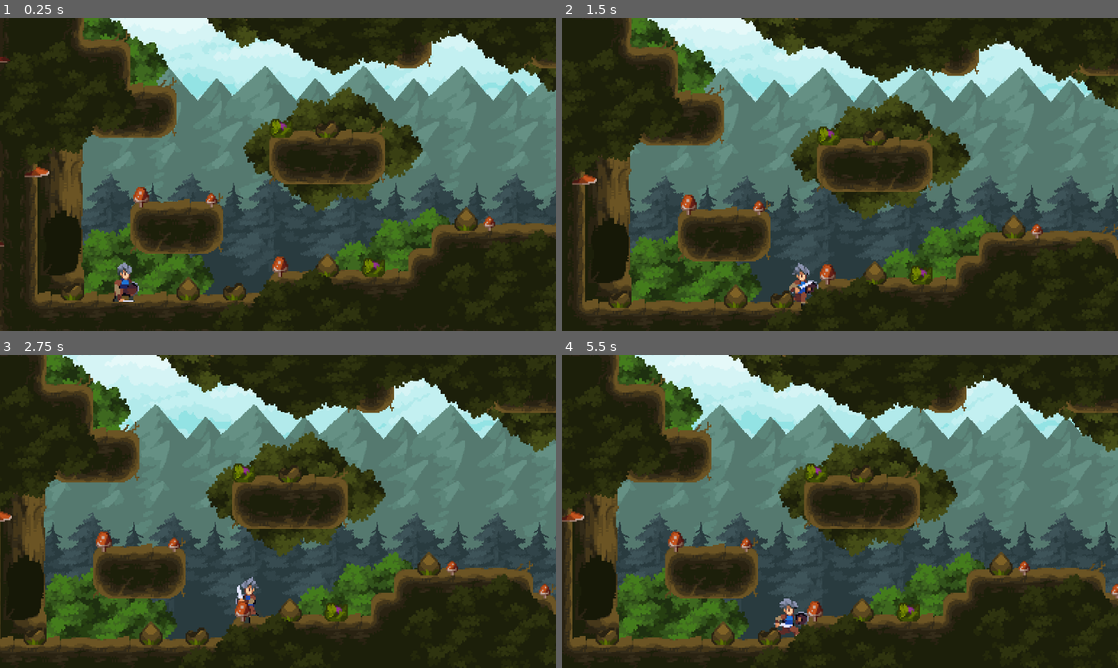
Above: before the commit, frames 1-4 (two rows, left to right).
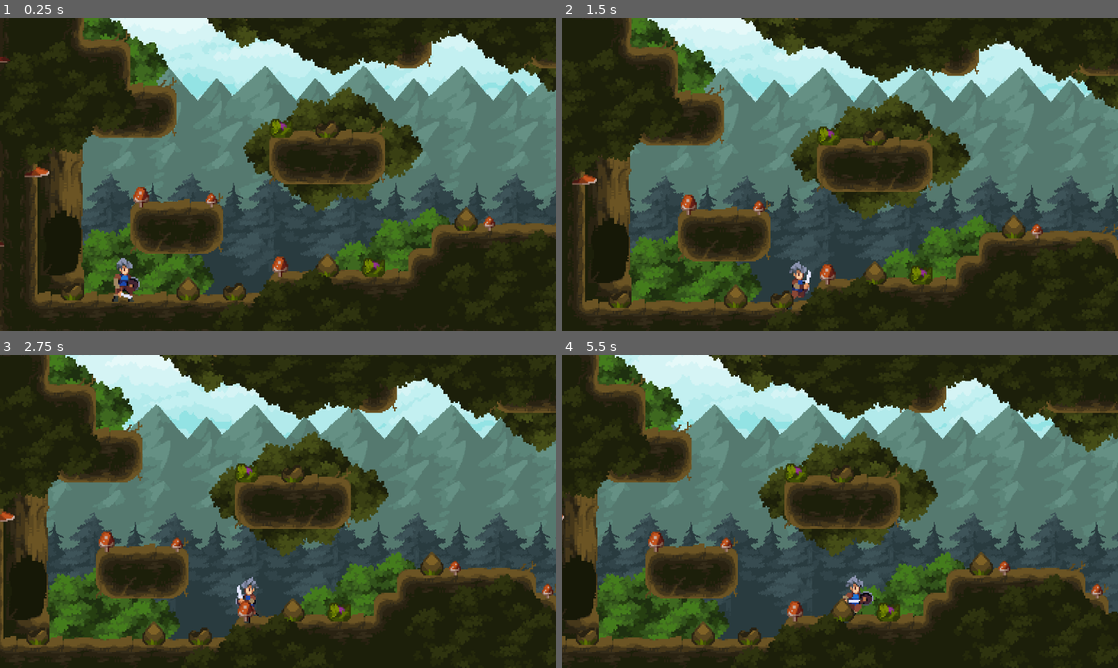
Above: after the commit, the same moments.

Repository: Tea-September/Tea-of-learning
Game: Godot game, scene res://Scenes/world.tscn
The game is run twice, just before and just after one commit, with the same random seed, the same clock (stepped at 60 frames per second) and the same inputs.
Inputs:
- Up to frame 1 (0.25 s): no input
- Up to frame 2 (1.5 s): hold D (Right) from 0.53 s (still down); tap Space (Jump) at 0.77 s
- Up to frame 3 (2.75 s): tap Space (Jump) at 1.52 s; release D (Right) at 2.03 s; hold A (Left) from 2.03 s (still down)
- Up to frame 4 (5.5 s): release A (Left) at 2.78 s; hold D (Right) 2.78-4.28 s; tap Space (Jump) at 3.02, 3.77, 4.52 s; hold A (Left) 4.28-5.03 s; hold D (Right) from 5.03 s (still down)

The runs differ from the first frame. In frame 1, 0.4% of the frame differs, in the area x 20-26%, y 76-91%; in frame 2, 0.4%; in frame 3, 8.0%; in frame 4, 28%, in the area x 0-100%, y 0-95%.

Commit message:
滑墙优化
2025/10/17学习制作

Diff:
--- a/mythirdgame/Scenes/player.tscn
+++ b/mythirdgame/Scenes/player.tscn
@@ -242,20 +242,35 @@
 }]
 
 [sub_resource type="RectangleShape2D" id="RectangleShape2D_vgqql"]
-size = Vector2(20, 29)
+size = Vector2(24, 31)
 
 [node name="Player" type="CharacterBody2D"]
 script = ExtResource("1_cvnsp")
 move_speed = 150.0
 jump_speed = -320.0
 
-[node name="AnimatedSprite2D" type="AnimatedSprite2D" parent="."]
+[node name="Graphics" type="Node2D" parent="."]
+
+[node name="SlidingWall" type="Node2D" parent="Graphics"]
+metadata/_edit_lock_ = true
+
+[node name="UpSlidingWall" type="RayCast2D" parent="Graphics/SlidingWall"]
+position = Vector2(0, -2)
+target_position = Vector2(14, 0)
+metadata/_edit_lock_ = true
+
+[node name="DownSlidingWall" type="RayCast2D" parent="Graphics/SlidingWall"]
+position = Vector2(0, 26)
+target_position = Vector2(14, 0)
+metadata/_edit_lock_ = true
+
+[node name="AnimatedSprite2D" type="AnimatedSprite2D" parent="Graphics"]
 sprite_frames = SubResource("SpriteFrames_8erm5")
-animation = &"SlidingWall"
+animation = &"Fall"
 autoplay = "Stand"
 
 [node name="CollisionShape2D" type="CollisionShape2D" parent="."]
-position = Vector2(0, 12.5)
+position = Vector2(0, 11.5)
 shape = SubResource("RectangleShape2D_vgqql")
 
 [node name="CoyoteTimer" type="Timer" parent="."]
@@ -269,21 +284,3 @@
 [node name="StateMachine" type="Node" parent="."]
 script = ExtResource("3_6t5aa")
 metadata/_custom_type_script = "uid://c7ingndjv0lwx"
-
-[node name="SlidingWall" type="Node" parent="."]
-
-[node name="UpLeft" type="RayCast2D" parent="SlidingWall"]
-position = Vector2(0, -16)
-target_position = Vector2(-12, 0)
-
-[node name="UpRight" type="RayCast2D" parent="SlidingWall"]
-position = Vector2(0, -16)
-target_position = Vector2(12, 0)
-
-[node name="DownLeft" type="RayCast2D" parent="SlidingWall"]
-position = Vector2(0, 26)
-target_position = Vector2(-12, 0)
-
-[node name="DownRight" type="RayCast2D" parent="SlidingWall"]
-position = Vector2(0, 26)
-target_position = Vector2(12, 0)
--- a/mythirdgame/Scripts/player.gd
+++ b/mythirdgame/Scripts/player.gd
@@ -19,20 +19,25 @@
 # 位于地面
 const GROUND_STATES = [State.IDLE, State.RUNNING, State.LANDING]
 var default_gravity := ProjectSettings.get("physics/2d/default_gravity") as float
+# 移动速度
 @export var move_speed: float
+# 跳跃高度
 @export var jump_speed: float
-@onready var animated: AnimatedSprite2D = $AnimatedSprite2D
+# 人物动画
+@onready var animated: AnimatedSprite2D = $Graphics/AnimatedSprite2D
+# 场景翻转
+@onready var graphics: Node2D = $Graphics
+# 离地延迟跳跃
 @onready var coyote_timer: Timer = $CoyoteTimer
+# 空中预备跳跃
 @onready var prepare_jump_timer: Timer = $PrepareJumpTimer
+# 贴墙检测射线
+@onready var up_sliding_wall: RayCast2D = $Graphics/SlidingWall/UpSlidingWall
+@onready var down_sliding_wall: RayCast2D = $Graphics/SlidingWall/DownSlidingWall
+# 按下跳跃键会变成true，防止未松开跳跃键导致的连续跳跃
 var input_jump: bool = false
 # 状态变化后的第一帧
 var is_first_tick: bool = false
-
-@onready var up_left: RayCast2D = $SlidingWall/UpLeft
-@onready var up_right: RayCast2D = $SlidingWall/UpRight
-@onready var down_left: RayCast2D = $SlidingWall/DownLeft
-@onready var down_right: RayCast2D = $SlidingWall/DownRight
-
 
 func _unhandled_input(event: InputEvent) -> void:
 	# 空中按下跳跃键，prepare_jump_timer计时器启动，0.2秒内落地，可直接起跳
@@ -50,12 +55,14 @@
 		State.RUNNING:
 			move(default_gravity, delta)
 		State.JUMP:
+			# 跳跃第一帧无重力
 			move(0.0 if is_first_tick else default_gravity, delta)
 		State.FALL:
 			move(default_gravity, delta)
 		State.LANDING:
 			move(default_gravity, delta)
 		State.SLIDINGWALL:
+			# 滑墙时，下坠速度除三
 			move(default_gravity / 3, delta)
 	# 结束第一帧
 	is_first_tick = false
@@ -71,7 +78,7 @@
 	velocity.x = move_toward(velocity.x, direction * move_speed, move_speed / add_speed * delta)
 	# 镜像翻转
 	if direction:
-		animated.flip_h = direction < 0
+		graphics.scale.x = -1.0 if direction < 0 else 1.0
 	move_and_slide()
 
 # 状态判断函数
@@ -82,6 +89,10 @@
 	var judgment_jump1 = (is_on_floor() or coyote_timer.time_left > 0) and Input.is_action_pressed("Jump")
 	# （条件2）prepare_jump_timer计时未结束和在地板上<落地提前按下跳跃键跳跃>
 	var judgment_jump2 = prepare_jump_timer.time_left > 0 and is_on_floor()
+	# 滑墙限制1，需要顶部和底部都贴近墙面
+	var is_sliding1 = up_sliding_wall.is_colliding() and down_sliding_wall.is_colliding()
+	# 滑墙限制2，需要按住左或右方向键
+	var is_sliding2 = Input.is_action_pressed("Left") or Input.is_action_pressed("Right")
 	# 跳跃，按空格松下后，再次按空格，才能跳跃
 	if not input_jump:
 		if judgment_jump1 or judgment_jump2:
@@ -111,11 +122,13 @@
 			if is_on_floor():
 				return State.LANDING
 			# 贴墙坠，状态变化为SLIDINGWALL
-			if is_on_wall() and (Input.is_action_pressed("Left") or Input.is_action_pressed("Right")):
+			if is_on_wall() and is_sliding1 and is_sliding2:
 				return State.SLIDINGWALL
 		State.LANDING:
+			# 移动状态，状态变化为RUNNING
 			if not is_stand:
 				return State.RUNNING
+			# 着陆动画播放完毕，状态变化为IDLE
 			if not animated.is_playing():
 				return State.IDLE
 		State.SLIDINGWALL:
@@ -125,7 +138,6 @@
 			# 不贴墙或者没有按住左右键时，状态变化为FALL
 			if not is_on_wall() or not (Input.is_action_pressed("Left") or Input.is_action_pressed("Right")):
 				return State.FALL
-
 	return state
 
 # 动画播放函数，只有在状态发送改变时调用
--- a/mythirdgame/Scripts/world.gd
+++ b/mythirdgame/Scripts/world.gd
@@ -15,4 +15,3 @@
 	camera_2d.limit_left = used.position.x * tile_size.x
 	# 将相机立即设置到设定位置
 	camera_2d.reset_smoothing()
-	pass
